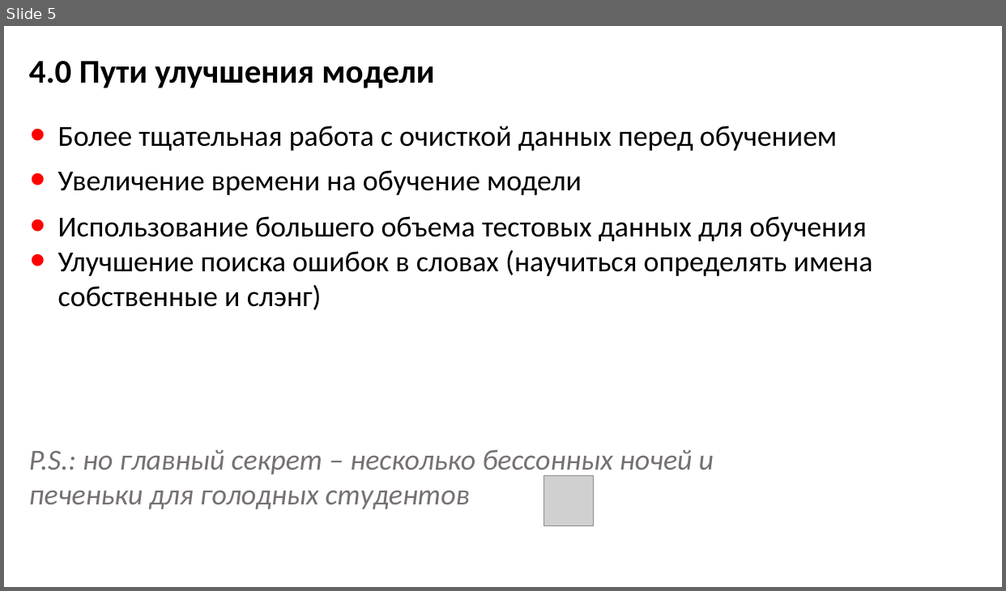
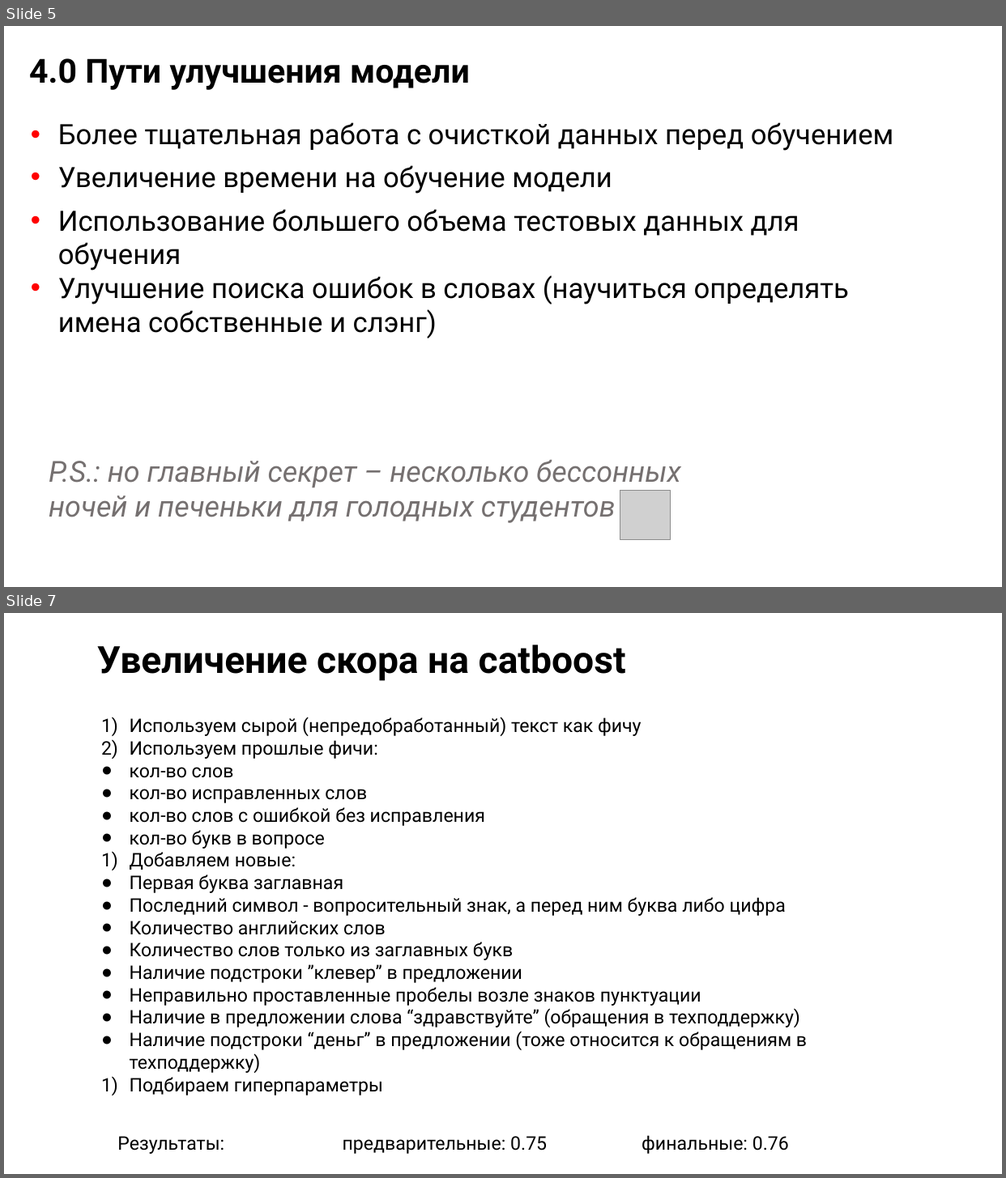
Before and after one commit to CleverShovel/iprofihack-clever, a slide deck: Преза.pptx. Shown one above the other, each under a label of ours: slide 5 before the commit, slides 5 and 7 after it; the slides between them are not shown. The pictures are 1006x591 and 1006x1178 pixels, drawn with LibreOffice and Linux fonts; fonts in the diff are those of the drawing; grey boxes stand for pictures. Boxes give left, top, right and bottom in pixels: in the first picture for what was removed or moved away, otherwise in the second. Text is boxed around its words. In the diff, an @@ line names an element or a change of style, - is before the commit and + after.

```diff
--- a/Преза.pptx
+++ b/Преза.pptx
@@ slide 7 added at (4,613,1002,1174), background #FFFFFF @@
@@ text added at (97,645,626,681), 36 pt, text #000000, bold @@
+Увеличение скора на catboost
@@ text added at (130,717,807,1096), 18 pt, text #000000 @@
+1) Используем сырой (непредобработанный) текст как фичу
+2) Используем прошлые фичи:
+● кол-во слов
+● кол-во исправленных слов
+● кол-во слов с ошибкой без исправления
+● кол-во букв в вопросе
+1) Добавляем новые:
+● Первая буква заглавная
+● Последний символ - вопросительный знак, а перед ним буква либо цифра
+● Количество английских слов
+● Количество слов только из заглавных букв
+● Наличие подстроки ”клевер” в предложении
+● Неправильно проставленные пробелы возле знаков пунктуации
+● Наличие в предложении слова “здравствуйте” (обращения в техподдержку)
+● Наличие подстроки “деньг” в предложении (тоже относится к обращениям в техподдержку)
+1) Подбираем гиперпараметры
@@ text added at (117,1135,789,1154), 18 pt, text #000000 @@
+Результаты: предварительные: 0.75 финальные: 0.76
@@ slide 5 changed as well @@
@@ text "4.0 Пути улучшения модели" at (29,58,470,90): font Calibri to Roboto @@
@@ text "Более тщательная работа с очисткой ..." at (58,122,894,339): size 28 to 27 pt, font Calibri to Roboto; indent changed @@
@@ text "P.S.: но главный секрет – ...": place and size @@
-text "P.S.: но главный секрет – ..." at (29,450,714,510)
+text "P.S.: но главный секрет – ..." at (49,460,681,523)
@@ text "P.S.: но главный секрет – ..." at (49,460,681,523): font Calibri to Roboto, text colour #767171 to #757070 @@
@@ picture removed at (543,476,594,527) @@
@@ picture added at (620,491,671,541) @@
```
Also in this commit, not shown: 4 other slides changed, 4 other slides added.
